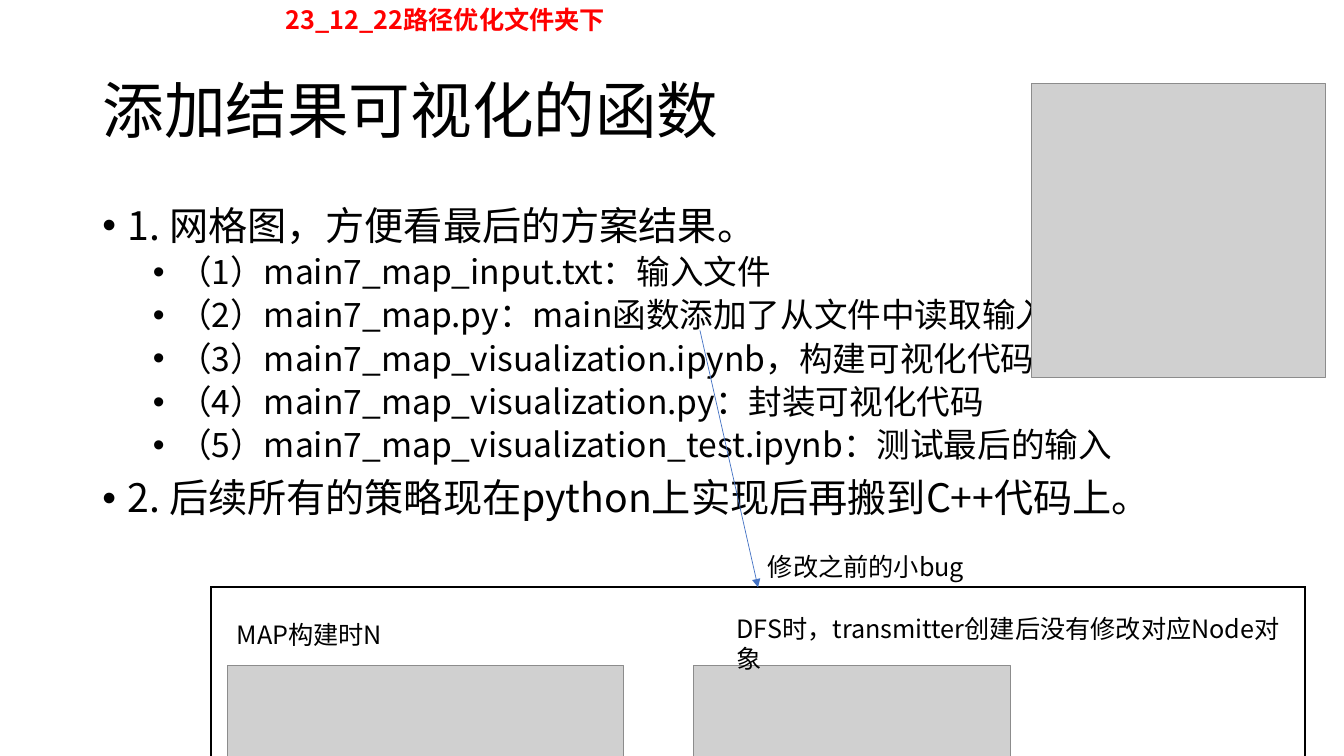
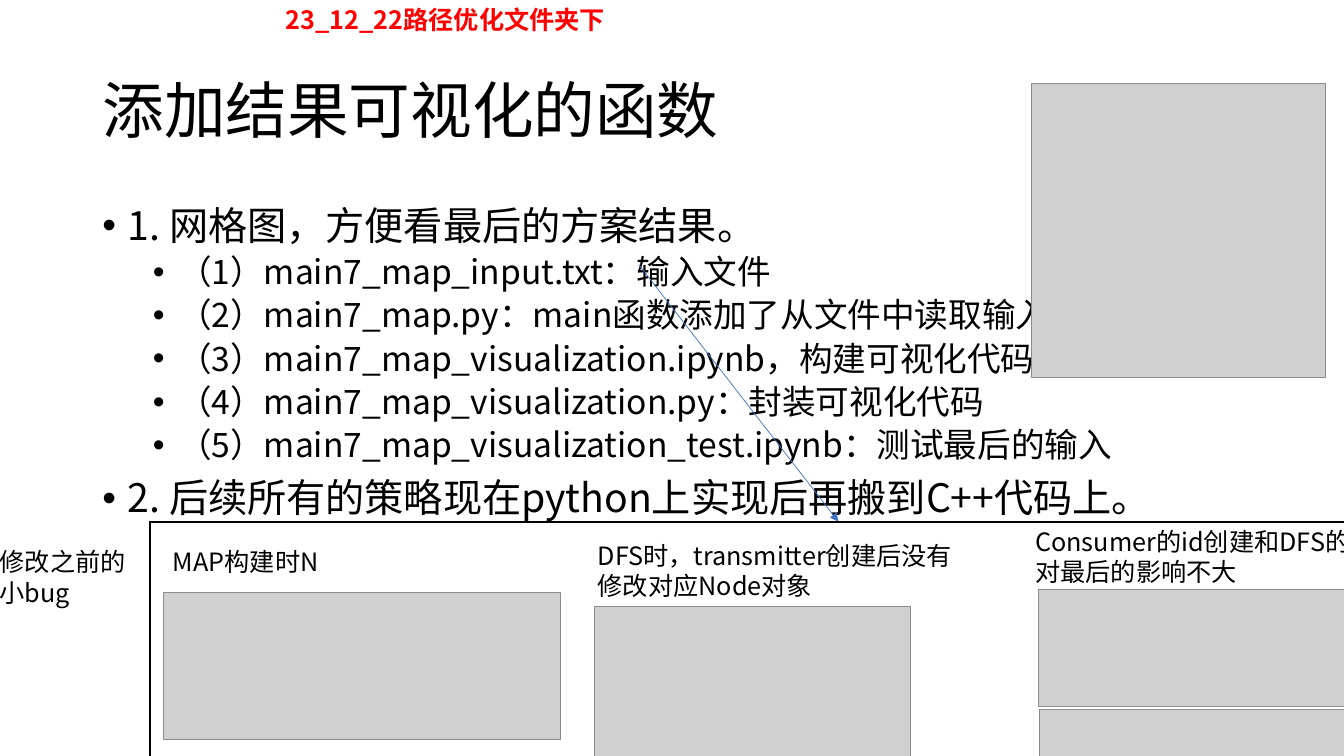
Before and after one commit to HuangDDU/hzy_algorithm, a slide deck: slide 23 of huawei/日志记录.pptx. Drawn at 1344x756 pixels with LibreOffice and Linux fonts; fonts in the diff are those of the drawing; grey boxes stand for pictures. Boxes give left, top, right and bottom in pixels: in the first picture for what was removed or moved away, otherwise in the second. Text is boxed around its words. In the diff, an @@ line names an element or a change of style, - is before the commit and + after.

```diff
--- a/huawei/日志记录.pptx
+++ b/huawei/日志记录.pptx
@@ arrow moved from (700, 331) - (758, 588) to (639, 265) - (839, 521) @@
@@ rectangle: place and size @@
-rectangle at (212,588,1306,756)
+rectangle at (150,521,1344,756)
@@ text "DFS时，transmitter创建后没有修改对应Node对象" rewrapped from (737,616,1280,641) to (598,543,952,568) @@
@@ text "修改之前的小bug" rewrapped from (768,554,964,582) to (0,549,126,608) @@
@@ text "MAP构建时N": place and size @@
-text "MAP构建时N" at (237,622,383,646)
+text "MAP构建时N" at (173,549,319,573)
@@ text added at (1035,559,1237,583), 18 pt, text #000000 @@
+Consumer的id创建和DFS的id读取问题，对最后的影响不大
@@ picture: place and size @@
-picture at (228,665,624,756)
+picture at (164,593,561,740)
@@ picture added at (1038,590,1344,706) @@
@@ picture: place and size @@
-picture at (694,665,1010,756)
+picture at (594,607,910,756)
@@ picture added at (1040,710,1344,756) @@
```
Also in this commit, not shown: 3 slides added, 1 slide removed, 13 other files.
